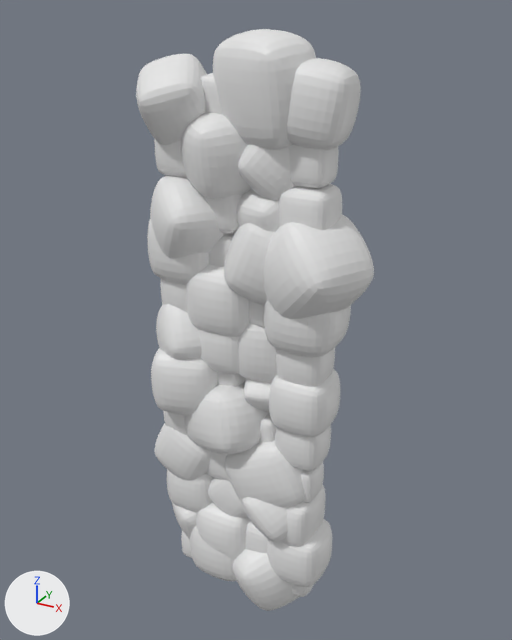
The Blender file Assets/Models/GABA_river.blend, before and after one commit.
Rendered twice from a 50 mm lens placed at (14.7, -22.9, 26.2), pointed at (0.1, 3.7, 12.9). The axes (+X, +Y, +Z) are drawn at lower left. The lights are the same throughout. The same objects are shown in both versions, whatever each file hides.
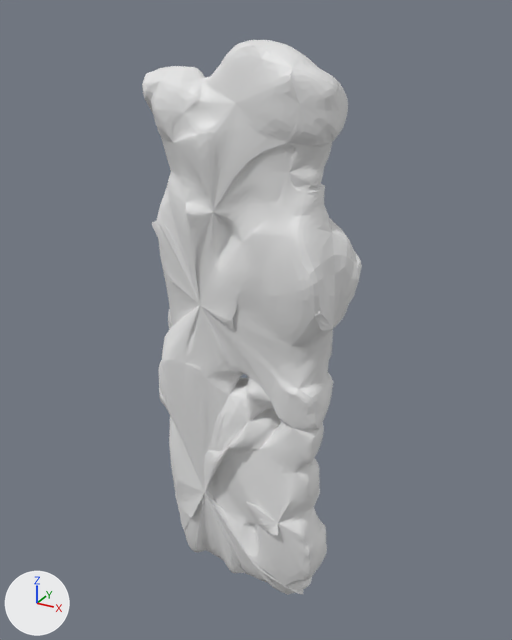
What differs and where, as boxes [x1, y1, x2, y2] in the pictures (512 x 640 px):
```json
{"object": "Cube.021", "change": "modifiers changed", "before": [136, 29, 374, 611], "after": [142, 40, 362, 595], "on screen": "8% narrower"}
```

Scene script edits in JSON lines:
```json
{"op": "add", "block": "ob_cube_021", "code": "_m = ob_cube_021.modifiers.new('Decimate', 'DECIMATE')"}
{"op": "add", "block": "ob_cube_021", "code": "_m.decimate_type = 'DISSOLVE'"}
{"op": "add", "block": "ob_cube_021", "code": "_m.angle_limit = 0.583"}
{"op": "add", "block": "ob_cube_021", "code": "_m = ob_cube_021.modifiers.new('Smooth', 'SMOOTH')"}
{"op": "add", "block": "ob_cube_021", "code": "_m.factor = 2.045"}
{"op": "add", "block": "ob_cube_021", "code": "_m = ob_cube_021.modifiers.new('Subdivision', 'SUBSURF')"}
{"op": "add", "block": "ob_cube_021", "code": "_m.levels = 3"}
```
